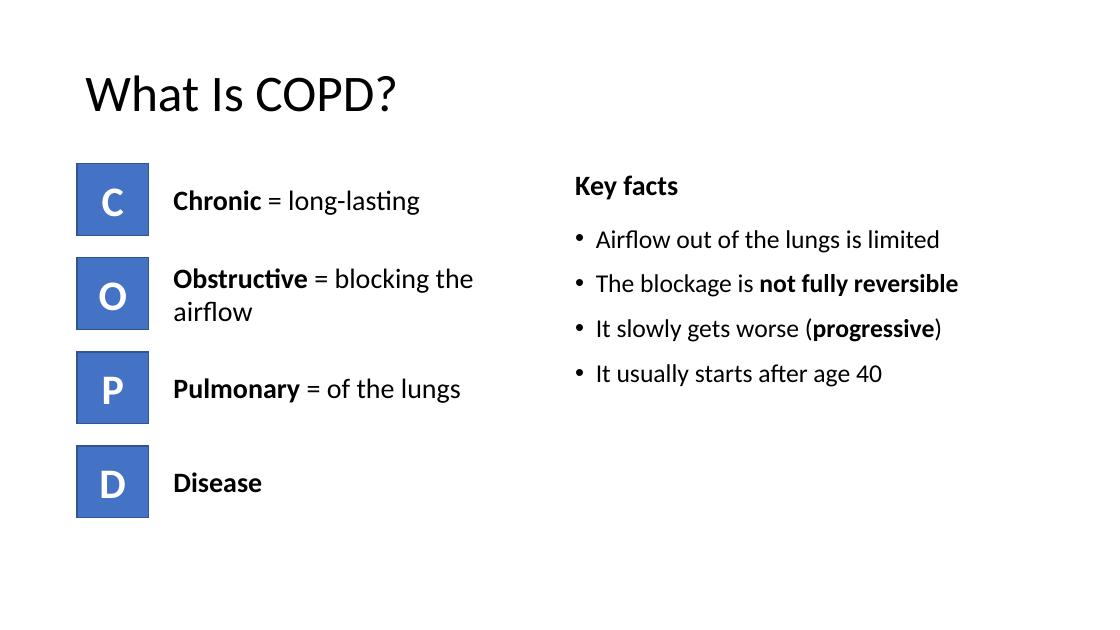
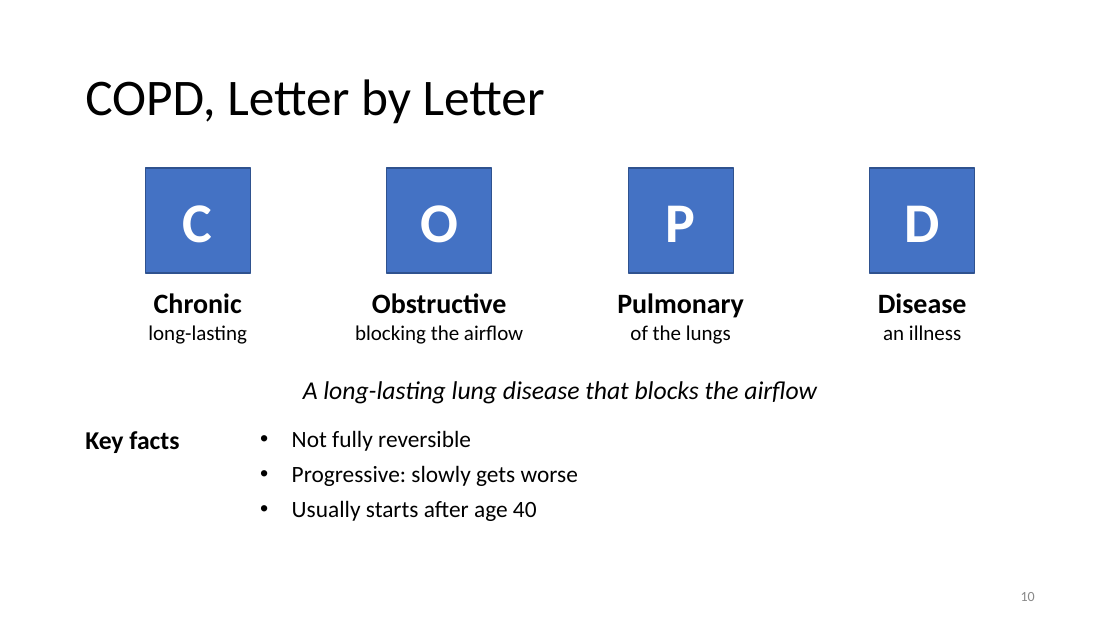
Before and after one commit to mrm145/Claude-CoWorkNotCode, a slide deck: slide 10 of Asthma_and_COPD_Presentation.pptx. Drawn at 1120x630 pixels with LibreOffice and Linux fonts; fonts in the diff are those of the drawing. Boxes give left, top, right and bottom in pixels: in the first picture for what was removed or moved away, otherwise in the second. Text is boxed around its words. In the diff, an @@ line names an element or a change of style, - is before the commit and + after.

```diff
--- a/Asthma_and_COPD_Presentation.pptx
+++ b/Asthma_and_COPD_Presentation.pptx
@@ title at (85, 79, 545, 124): text changed @@
-What Is COPD?
+COPD, Letter by Letter
@@ rectangle "C": place and size @@
-rectangle "C" at (77, 164, 149, 235)
+rectangle "C" at (145, 168, 250, 273)
@@ rectangle "O": place and size @@
-rectangle "O" at (77, 258, 149, 329)
+rectangle "O" at (386, 168, 492, 273)
@@ rectangle "P": place and size @@
-rectangle "P" at (77, 352, 149, 423)
+rectangle "P" at (628, 168, 734, 273)
@@ size 36 to 48 pt; outline #325491 1 pt to #2F528F 1 pt in 4 elements at (145, 168, 250, 273), (386, 168, 492, 273), (628, 168, 734, 273), (870, 168, 975, 273) @@
@@ rectangle "D": place and size @@
-rectangle "D" at (77, 446, 149, 518)
+rectangle "D" at (870, 168, 975, 273)
@@ text at (148, 293, 247, 344): text changed; size 24 to 18 pt @@
-Chronic = long-lasting
+Chronic
+long-lasting
@@ text at (355, 293, 523, 344): text changed; size 24 to 18 pt @@
-Obstructive = blocking the airflow
+Obstructive
+blocking the airflow
@@ vertical alignment middle to top in 3 elements at (355, 293, 523, 344), (148, 293, 247, 344), (617, 293, 744, 344) @@
@@ text at (617, 293, 744, 344): text changed; size 24 to 18 pt @@
-Pulmonary = of the lungs
+Pulmonary
+of the lungs
@@ text added at (878, 293, 967, 340), 18 pt, text #000000 @@
+Disease
+an illness
@@ text added at (303, 381, 817, 404), 22 pt, text #000000, italic @@
+A long-lasting lung disease that blocks the airflow
@@ text "Key facts": place and size @@
-text "Key facts" at (575, 175, 678, 200)
+text "Key facts" at (85, 431, 179, 453)
@@ text "Key facts" at (85, 431, 179, 453): size 24 to 22 pt @@
@@ text at (292, 430, 578, 521): text changed; size 22 to 20 pt @@
-• Airflow out of the lungs is limited
-• The blockage is not fully reversible
-• It slowly gets worse (progressive)
-• It usually starts after age 40
+• Not fully reversible
+• Progressive: slowly gets worse
+• Usually starts after age 40
@@ text removed at (173, 472, 262, 493) @@
-Disease
@@ page number added at (1021, 592, 1035, 601), 12 pt, text #898989 @@
+10
```
Also in this commit, not shown: 13 other slides changed, 11 slides added, 9 slides removed, 1 other file.
